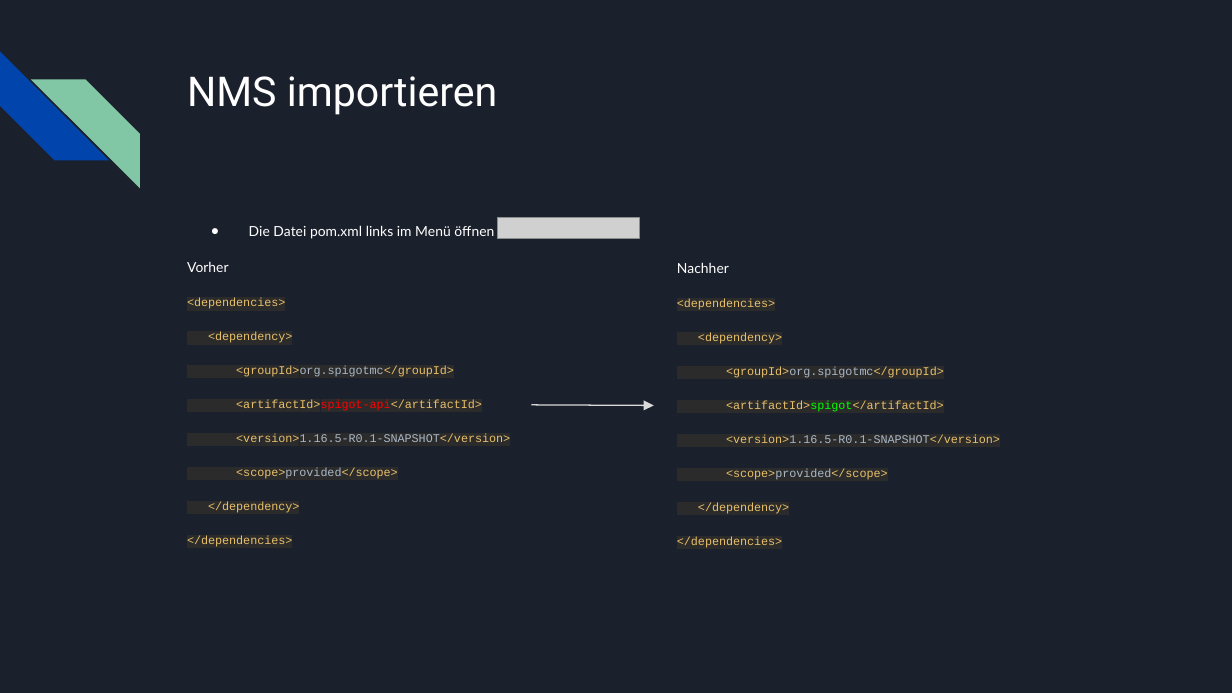
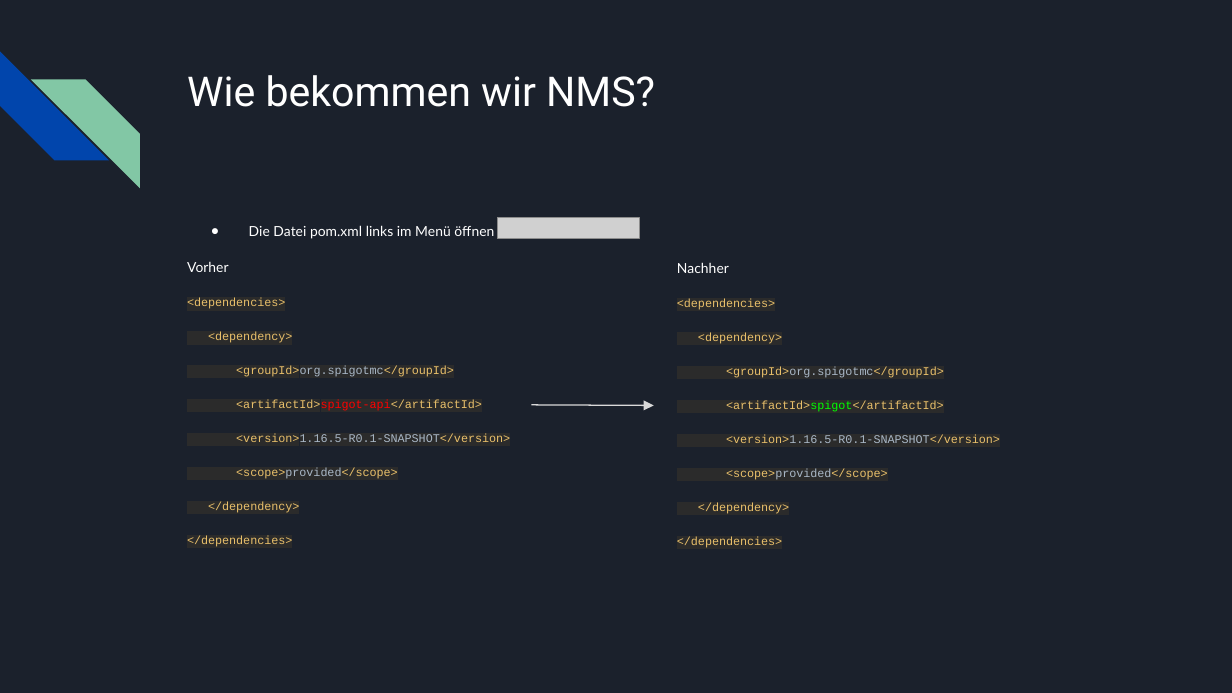
Before and after one commit to Andreas-FHE/NPCPlugin, a slide deck: slide 9 of documentation/AI4Kids_presentation1_NPC.pptx. Drawn at 1232x693 pixels with LibreOffice and Linux fonts; fonts in the diff are those of the drawing; grey boxes stand for pictures. Boxes give left, top, right and bottom in pixels: in the first picture for what was removed or moved away, otherwise in the second. Text is boxed around its words. In the diff, an @@ line names an element or a change of style, - is before the commit and + after.

```diff
--- a/documentation/AI4Kids_presentation1_NPC.pptx
+++ b/documentation/AI4Kids_presentation1_NPC.pptx
@@ title at (187, 75, 655, 107): text changed @@
-NMS importieren
+Wie bekommen wir NMS?
```
Also in this commit, not shown: 4 other slides changed, 3 slides added, 1 slide removed, 4 other files.
